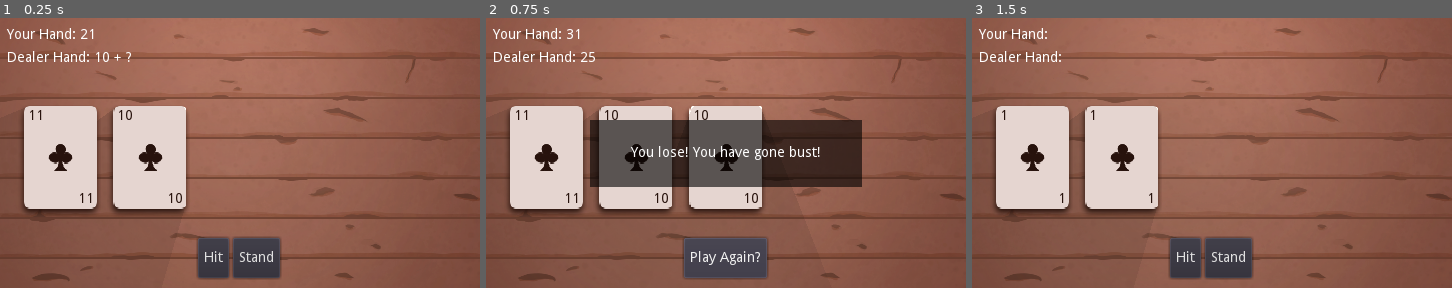
Above: before the commit, frames 1-3 (left to right).
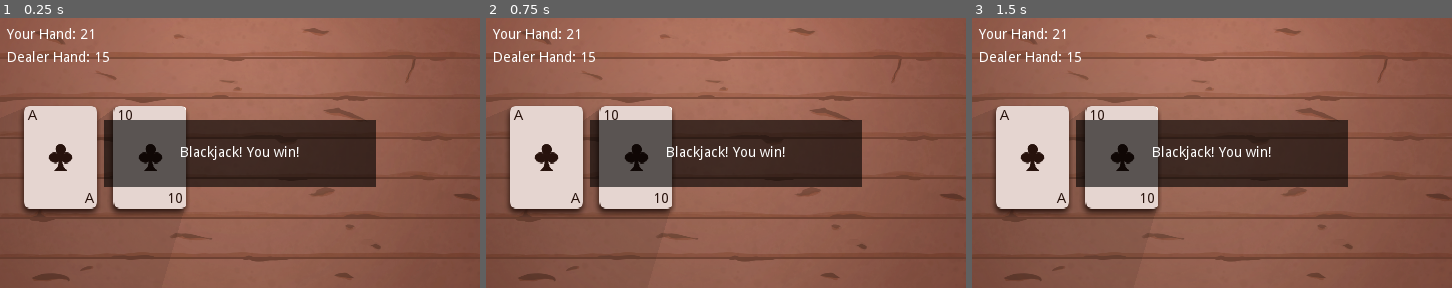
Above: after the commit, the same moments.

Repository: cjordanOU/godot-blackjack
Game: Godot game, scene res://Data/Scenes/Blackjack.tscn
Same seed, same stepped clock (60 frames per second), same inputs: the game is played once before the commit and once after it.
Inputs (mouse positions are in pixels of both pictures, inside the frame that each line leads up to):
- Up to frame 1 (0.25 s): no input
- Up to frame 2 (0.75 s): click (697, 258) at 0.5 s, where only the run before the commit has a clickable "Hit"
- Up to frame 3 (1.5 s): click (1212, 258) at 1.25 s, where only the run before the commit has a clickable "Play Again?"

The runs differ from the first frame. In frame 1, 17% of the frame differs, in the area x 5-79%, y 12-97%; in frame 2, 9.9%; in frame 3, 17%, in the area x 5-79%, y 4-97%.

Commit message:
additional logic

Diff:
--- a/Data/Scripts/Blackjack.gd
+++ b/Data/Scripts/Blackjack.gd
@@ -12,15 +12,16 @@
 var playerCard3 = 0
 var playerCard4 = 0
 var playerCard5 = 0
-var playerCard6 = 0
-var playerCard7 = 0
-var playerCard8 = 0
 var dealerCard1 = 0
 var dealerCard2 = 0
 var dealerCard3 = 0
 var dealerCard4 = 0
+var currentCard = 2 # What card the player is currently on
 var gameEnded = false
-var currentCard = 2
+var playerVictory = false
+var playerHasAce = false
+var dealerHasAce = false
+
 
 onready var hudPlayer = $GUI/HUD/MarginContainer/Data/playerHand
 onready var hudDealer = $GUI/HUD/MarginContainer/Data/dealerHand
@@ -59,6 +60,7 @@
 	playerHand = playerCard1 + playerCard2
 	dealerHand = dealerCard1 + dealerCard2
 	dealerShownHand = dealerHand - dealerCard1
+	check_for_natural()
 
 
 # Called every frame. 'delta' is the elapsed time since the previous frame.
@@ -68,6 +70,27 @@
 	screenshot()
 
 
+func check_for_natural():
+	if playerCard1 == 11 and playerCard2 == 10 or playerCard1 == 10 and playerCard2 == 11:
+		if dealerHand != 21:
+			hit_or_stand.visible = false
+			display_hud_data()
+			dealerShownHand = dealerHand
+			GameEndBox.visible = true
+
+			hudWL.text = ("Blackjack! You win!")
+			gameEnded = true
+			playerVictory = true
+		else:
+			hit_or_stand.visible = false
+			display_hud_data()
+			dealerShownHand = dealerHand
+			GameEndBox.visible = true
+
+			hudWL.text = ("Tie!")
+			gameEnded = true
+
+
 func display_hud_data():
 	hudPlayer.text = "Your Hand: " + str(playerHand)
 	if dealerShownHand != dealerHand:
@@ -77,26 +100,51 @@
 
 
 func display_card():
-	Card1Top.text = str(playerCard1)
-	Card1Btm.text = str(playerCard1)
-
-	Card2Top.text = str(playerCard2)
-	Card2Btm.text = str(playerCard2)
+	if playerCard1 == 1 or playerCard1 == 11:
+		Card1Top.text = "A"
+		Card1Btm.text = "A"
+		playerHasAce = true
+	else:
+		Card1Top.text = str(playerCard1)
+		Card1Btm.text = str(playerCard1)
+
+	if playerCard2 == 1 or playerCard2 == 11:
+		Card2Top.text = "A"
+		Card2Btm.text = "A"
+		playerHasAce = true
+	else:
+		Card2Top.text = str(playerCard2)
+		Card2Btm.text = str(playerCard2)
 
 	if playerCard3 != 0:
 		Card3.visible = true
-		Card3Top.text = str(playerCard3)
-		Card3Btm.text = str(playerCard3)
+		if playerCard3 == 1 or playerCard3 == 11:
+			Card3Top.text = "A"
+			Card3Btm.text = "A"
+			playerHasAce = true
+		else:
+			Card3Top.text = str(playerCard3)
+			Card3Btm.text = str(playerCard3)
 
 	if playerCard4 != 0:
 		Card4.visible = true
-		Card4Top.text = str(playerCard4)
-		Card4Btm.text = str(playerCard4)
+		if playerCard4 == 1 or playerCard4 == 11:
+			Card4Top.text = "A"
+			Card4Btm.text = "A"
+			playerHasAce = true
+		else:
+			Card4Top.text = str(playerCard4)
+			Card4Btm.text = str(playerCard4)
 
 	if playerCard5 != 0:
 		Card5.visible = true
-		Card5Top.text = str(playerCard5)
-		Card5Btm.text = str(playerCard5)
+		if playerCard5 == 1 or playerCard5 == 11:
+			Card5Top.text = "A"
+			Card5Btm.text = "A"
+			playerHasAce = true
+		else:
+			Card5Top.text = str(playerCard5)
+			Card5Btm.text = str(playerCard5)
 
 # Deals a new card
 func get_new_card():
@@ -154,10 +202,12 @@
 	if dealerHand > 21 and playerHand <= 21 and gameEnded == false:
 		hudWL.text = ("You win! The dealer has gone bust!")
 		gameEnded = true
+		playerVictory = true
 
 	if playerHand > dealerHand and playerHand <= 21 and gameEnded == false:
 		hudWL.text = ("You win! You beat the dealer!")
 		gameEnded = true
+		playerVictory = true
 
 	if playerHand < dealerHand and dealerHand <= 21 and gameEnded == false:
 		hudWL.text = ("You lose! The dealer beat you!")
@@ -171,21 +221,36 @@
 	if currentCard == 3:
 		playerCard3 = get_new_card()
 		playerHand = playerHand + playerCard3
+		# Ace Logic
+		if playerCard3 == 11:
+			if playerHand > 21:
+				playerCard3 = 1
+				playerHand = playerCard1 + playerCard2 + playerCard3
 	if currentCard == 4:
 		playerCard4 = get_new_card()
 		playerHand = playerHand + playerCard4
+		# Ace Logic
+		if playerCard4 == 11:
+			if playerHand > 21:
+				playerCard4 = 1
+				playerHand = playerCard1 + playerCard2 + playerCard3 + playerCard4
 	if currentCard == 5:
 		playerCard5 = get_new_card()
 		playerHand = playerHand + playerCard5
+		# Ace Logic
+		if playerCard5 == 11:
+			if playerHand > 21:
+				playerCard5 = 1
+				playerHand = playerCard1 + playerCard2 + playerCard3 + playerCard4 + playerCard5
 
 	if playerHand > 21:
 		determine_winner()
 	elif playerHand >= 21 and dealerHand > 17:
 		determine_winner()
 
-	play_dealer_hand()
-	if dealerHand >= 21:
-		determine_winner()
+	#play_dealer_hand()
+	#if dealerHand >= 21:
+	#	determine_winner()
 
 
 func _on_Stand_pressed():
Not shown: 7 places in Data/Scenes/Blackjack.tscn that only renumber resources
